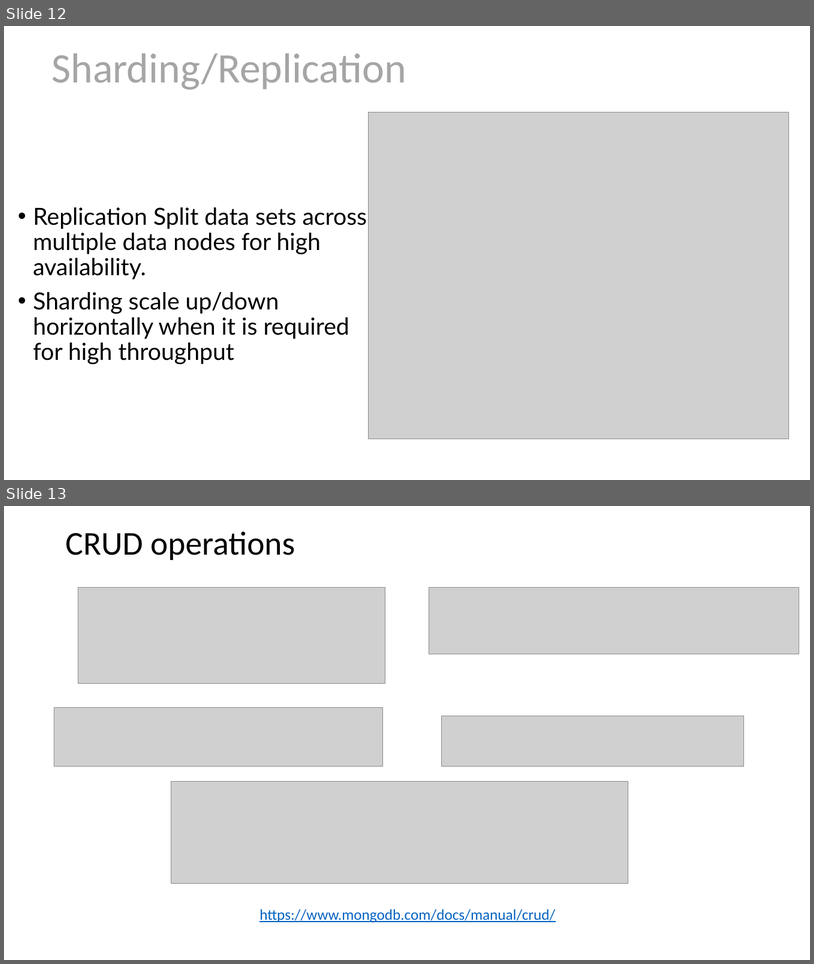
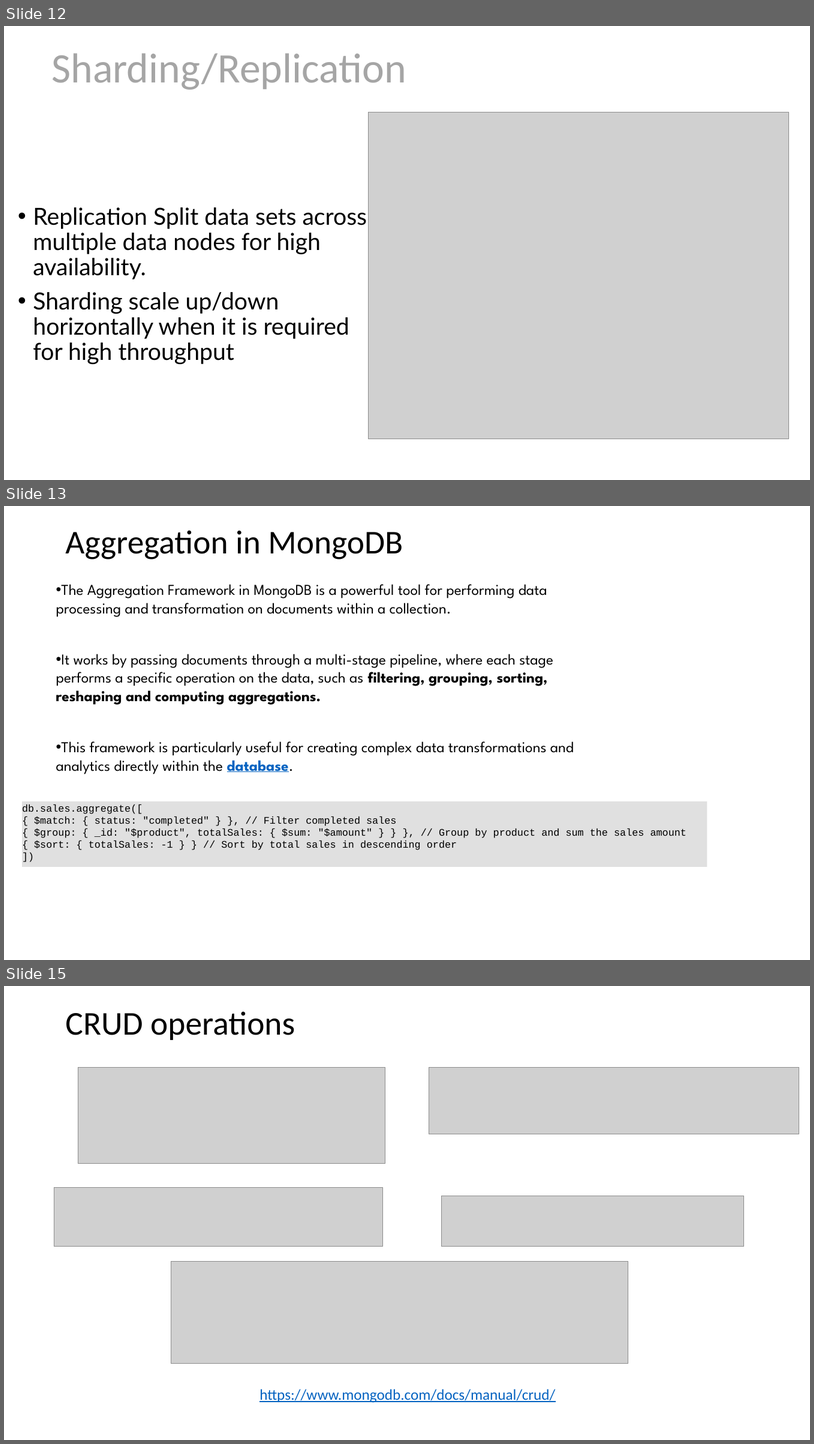
Before and after one commit to as6485/technology, a slide deck: MongoDB.pptx. Shown one above the other, each under a label of ours: slides 12 and 13 before the commit, slides 12, 13 and 15 after it; the slides between them are not shown. The pictures are 814x964 and 814x1444 pixels, drawn with LibreOffice and Linux fonts; fonts in the diff are those of the drawing; grey boxes stand for pictures. Boxes give left, top, right and bottom in pixels: in the first picture for what was removed or moved away, otherwise in the second. Text is boxed around its words. In the diff, an @@ line names an element or a change of style, - is before the commit and + after.

```diff
--- a/MongoDB.pptx
+++ b/MongoDB.pptx
@@ slide 13 added at <box>4,506,810,960</box>, background #FFFFFF @@
@@ title added at <box>65,530,403,559</box>, 39.6 pt, text #000000 @@
+Aggregation in MongoDB
@@ text added at <box>56,584,574,774</box>, 18 pt, text #000000 @@
+• The Aggregation Framework in MongoDB is a powerful tool for performing data processing and transformation on documents within a collection.
+• It works by passing documents through a multi-stage pipeline, where each stage performs a specific operation on the data, such as filtering, grouping, sorting, reshaping and computing aggregations.
+• This framework is particularly useful for creating complex data transformations and analytics directly within the database.
@@ rectangle added at <box>22,801,708,867</box>, fill #E0E0E0, 12 pt, text #000000 @@
+db.sales.aggregate([
+{ $match: { status: "completed" } }, // Filter completed sales
+{ $group: { _id: "$product", totalSales: { $sum: "$amount" } } }, // Group by product and sum the sales amount
+{ $sort: { totalSales: -1 } } // Sort by total sales in descending order
+])
@@ what was slide 13 is now slide 15 @@
```
Also in this commit, not shown: 1 other slide added, 7 other files.
